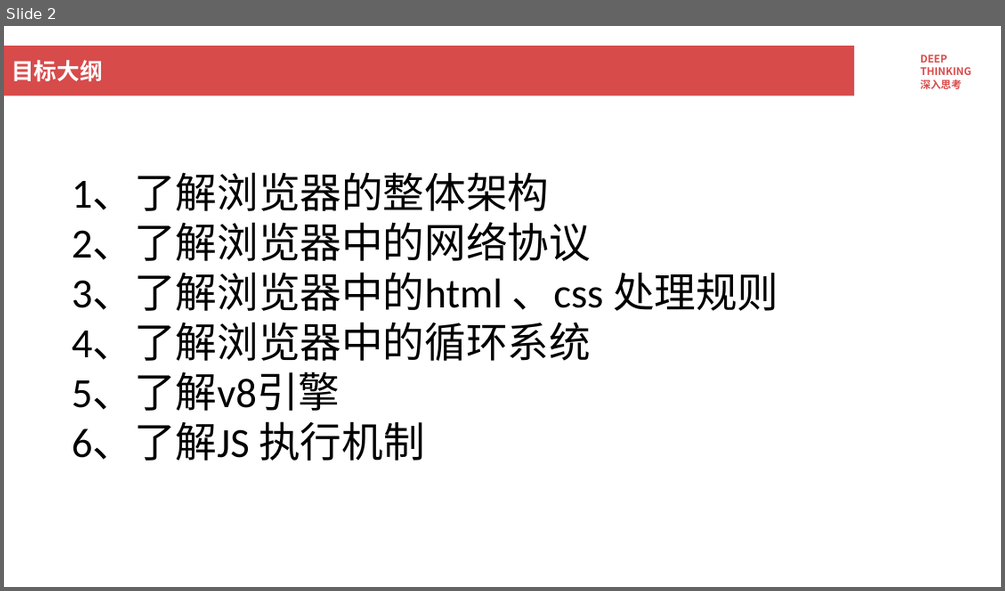
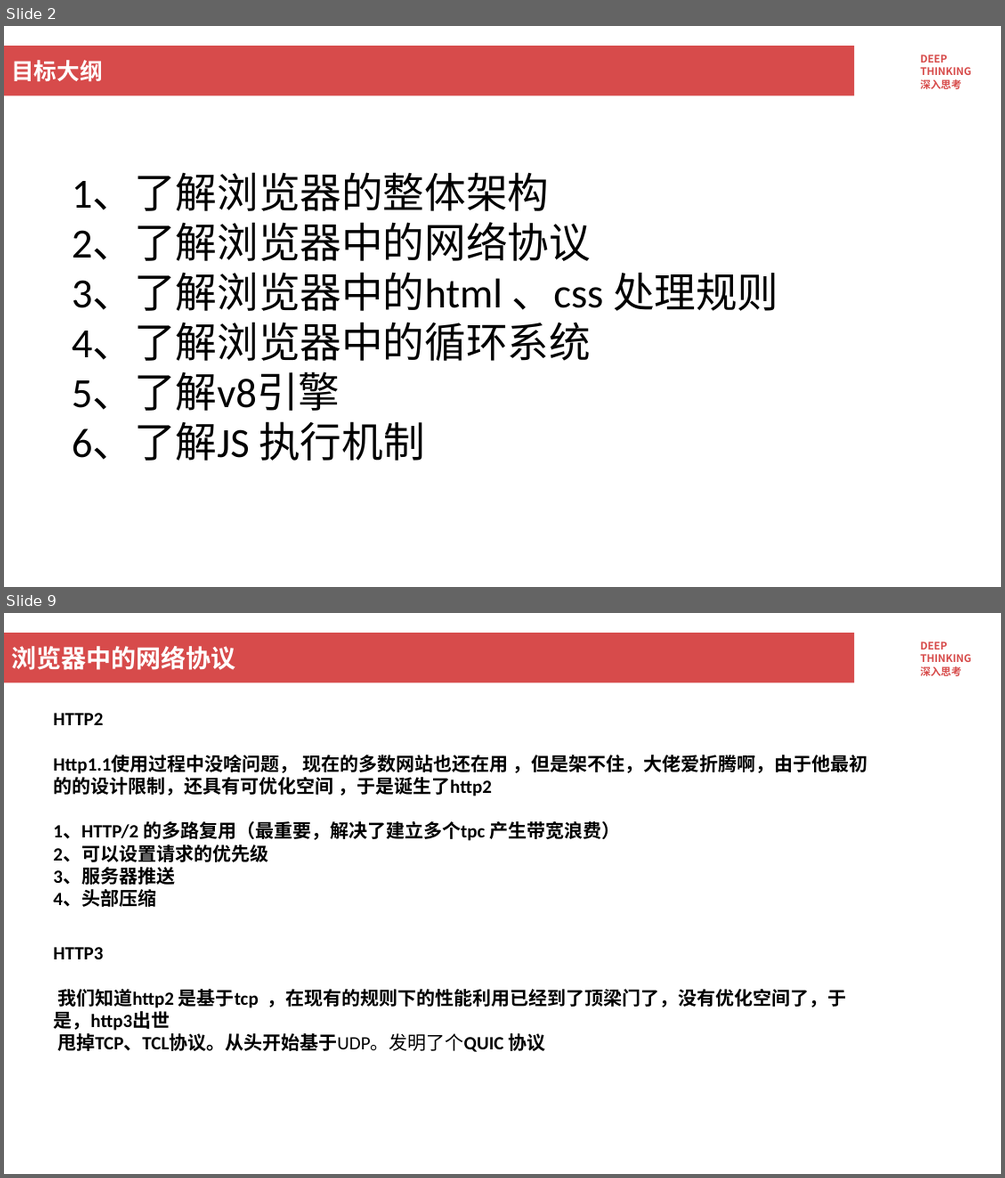
Before and after one commit to yixinagqingyuan/yys-browser, a slide deck: 浏览器工作原理.pptx. Shown one above the other, each under a label of ours: slide 2 before the commit, slides 2 and 9 after it; the slides between them are not shown. The pictures are 1005x591 and 1005x1178 pixels, drawn with LibreOffice and Linux fonts; fonts in the diff are those of the drawing; background and template pictures are left out. Boxes give left, top, right and bottom in pixels: in the first picture for what was removed or moved away, otherwise in the second. Text is boxed around its words. In the diff, an @@ line names an element or a change of style, - is before the commit and + after.

```diff
--- a/浏览器工作原理.pptx
+++ b/浏览器工作原理.pptx
@@ slide 9 added at <box>4,613,1001,1174</box>, background #FFFFFF; not listed: 2 template elements that a slide beside it also shows @@
@@ title added at <box>11,646,235,670</box>, 24 pt, text #FFFFFF, bold @@
+浏览器中的网络协议
@@ text added at <box>53,713,867,907</box>, 18 pt, text #000000, bold @@
+HTTP2
+Http1.1使用过程中没啥问题， 现在的多数网站也还在用 ，但是架不住，大佬爱折腾啊，由于他最初的的设计限制，还具有可优化空间 ，于是诞生了http2
+1、HTTP/2 的多路复用（最重要，解决了建立多个tpc 产生带宽浪费）
+2、可以设置请求的优先级
+3、服务器推送
+4、头部压缩
@@ text added at <box>53,947,846,1052</box>, 18 pt, text #000000, bold @@
+HTTP3
+我们知道http2 是基于tcp ，在现有的规则下的性能利用已经到了顶梁门了，没有优化空间了，于是，http3出世
+甩掉TCP、TCL协议。从头开始基于UDP。发明了个QUIC 协议
```
Also in this commit, not shown: 1 slide changed, 21 other slides added, 5 other files.
